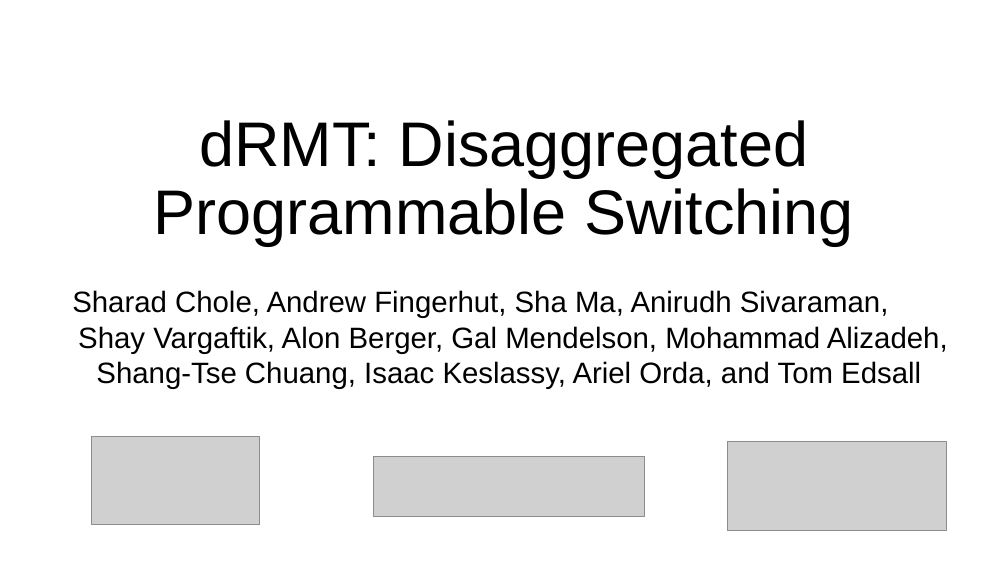
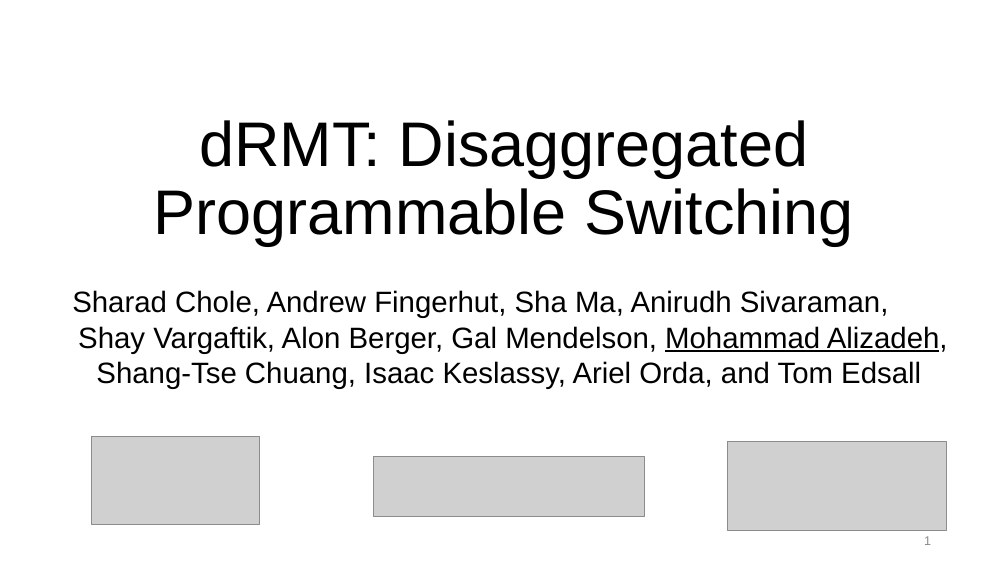
Before and after one commit to anirudhSK/drmt_talk, a slide deck: slide 1 of drmt.pptx. Drawn at 1008x567 pixels with LibreOffice and Linux fonts; fonts in the diff are those of the drawing; grey boxes stand for pictures. Boxes give left, top, right and bottom in pixels: in the first picture for what was removed or moved away, otherwise in the second. Text is boxed around its words. In the diff, an @@ line names an element or a change of style, - is before the commit and + after.

```diff
--- a/drmt.pptx
+++ b/drmt.pptx
@@ subtitle "Sharad Chole, Andrew Fingerhut, Sha ..." at <box>72,290,948,389</box>: underline on in "Mohammad Alizadeh," @@
@@ page number added at <box>924,536,931,545</box>, 12 pt, text #8C8C8C @@
+1
```
Also in this commit, not shown: 19 other slides changed, 6 slides added, 13 slides removed, 2 other files.
